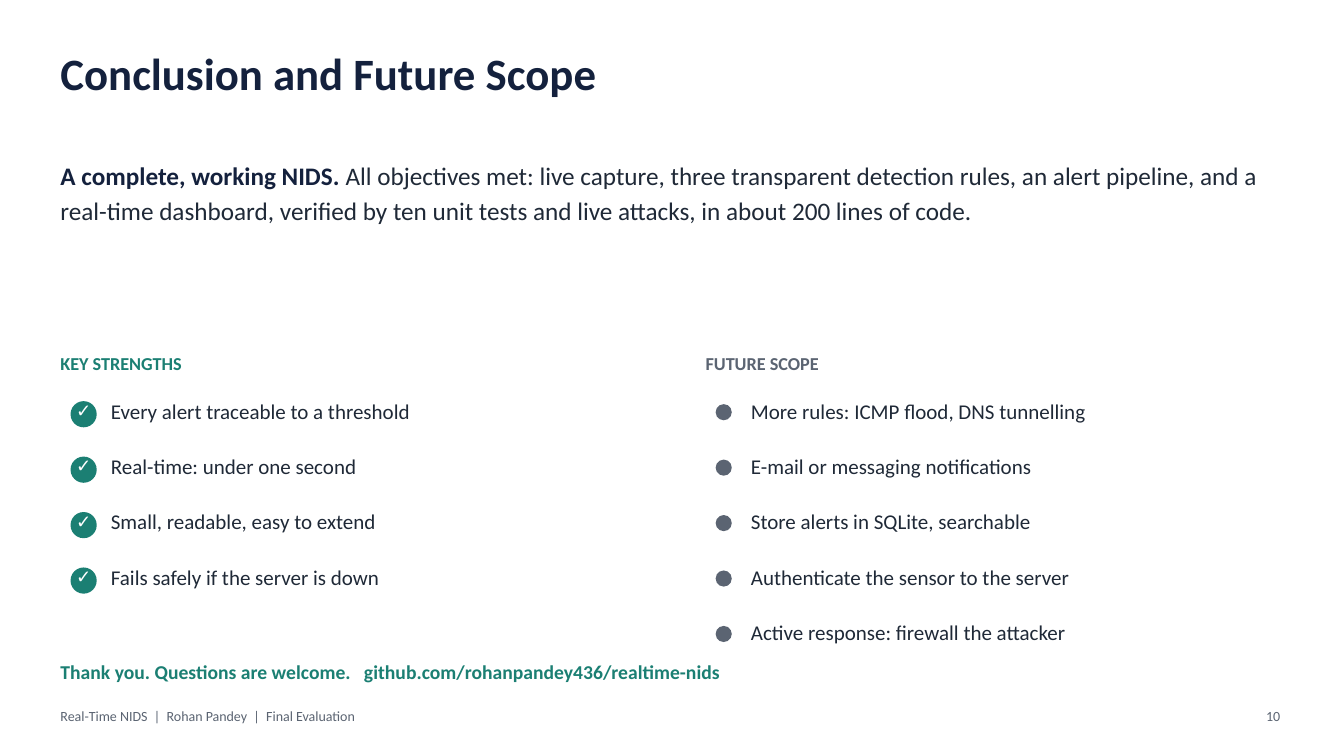
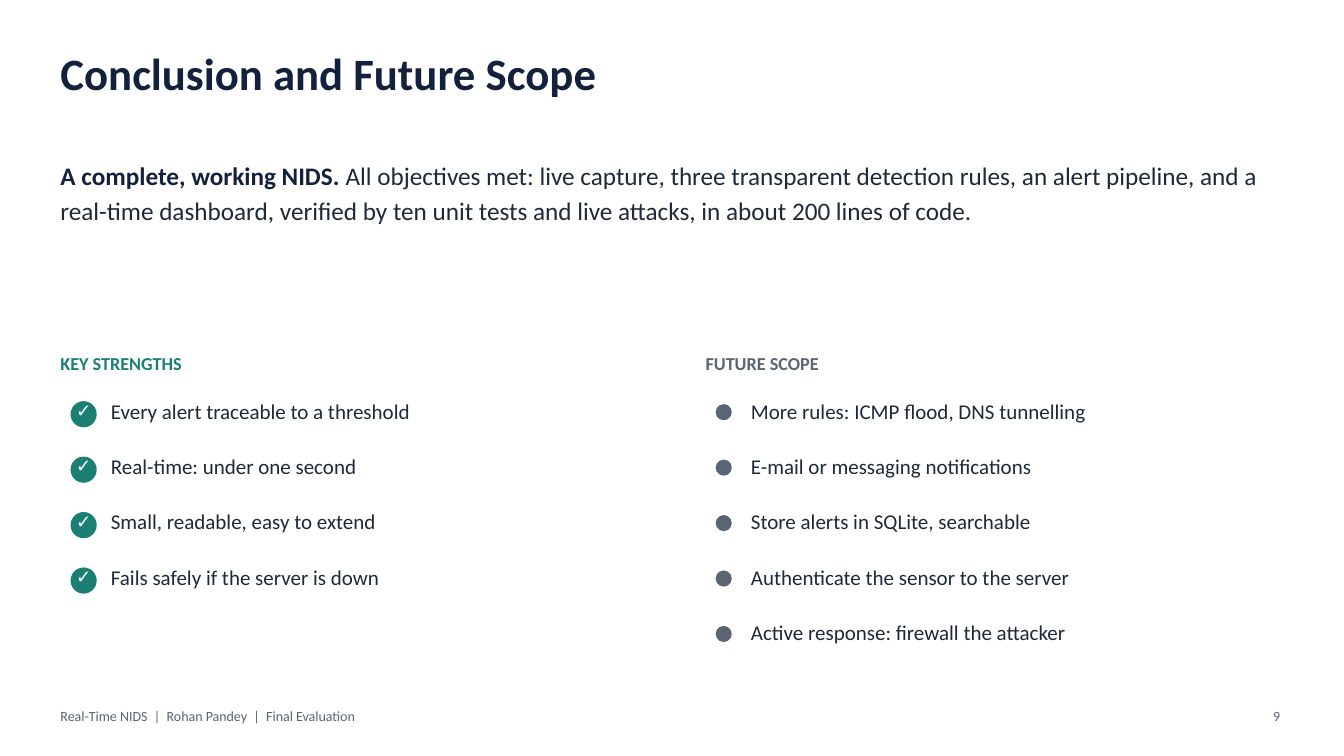
Before and after one commit to rohanpandey436/realtime-nids, a slide deck: slide 9 of NIDS_Final_Presentation_Rohan_Pandey.pptx (slide 10 before the commit). Drawn at 1344x756 pixels with LibreOffice and Linux fonts; fonts in the diff are those of the drawing. Boxes give left, top, right and bottom in pixels: in the first picture for what was removed or moved away, otherwise in the second. Text is boxed around its words. In the diff, an @@ line names an element or a change of style, - is before the commit and + after.

Commit message:
Final presentation: technology merged into the architecture slide, thank-you slide kept, 10 slides

```diff
--- a/NIDS_Final_Presentation_Rohan_Pandey.pptx
+++ b/NIDS_Final_Presentation_Rohan_Pandey.pptx
@@ text removed at bbox=[60, 665, 720, 683] @@
-Thank you. Questions are welcome. github.com/rohanpandey436/realtime-nids
@@ text at bbox=[1273, 712, 1280, 721]: text changed @@
-10
+9
```
Also in this commit, not shown: 5 other slides changed, 1 slide added, 1 slide removed, 1 other file.
